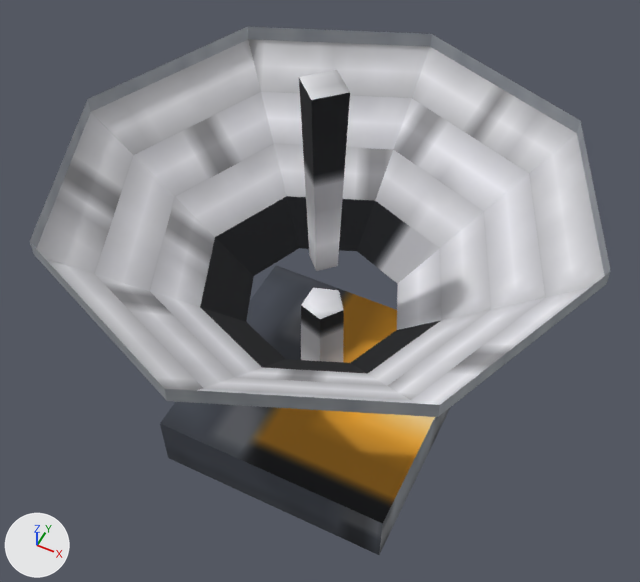
The OBJ model tenebris-rs/assets/models/ship_dish_antenna.obj: old version first, new version second.
Rendered twice from a camera (50 mm lens) standing at (0.518, -1.051, 1.744) and looking at (0.0, -0.014, 0.449). The axes (+X, +Y, +Z) are drawn at lower left. The lights are the same throughout. The older version comes first. Where no turn or scale is listed for an object, it has been applied to the vertices. Vertices at exactly the same position are counted once.

Names of what the first picture shows: 'base', 'dish', 'feed', 'post', 'rim'.
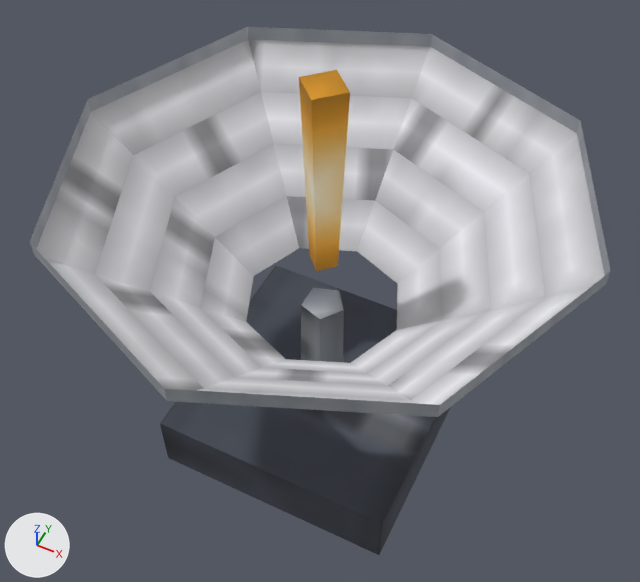
What differs and where, as boxes [x1, y1, x2, y2] in the pictures (640 x 582 px):
part 1 of me_base, surface changed
    both: [162, 266, 450, 552]
part 2 of me_dish, surface changed (black to grey)
    both: [200, 196, 441, 374]
part 3 of me_feed, surface changed (grey to brown)
    both: [299, 70, 350, 271]
part 4 of me_post, surface changed
    both: [301, 288, 344, 362]

Diff of the bpy script that builds the scene:
```diff
--- a/tenebris-rs/assets/models/ship_dish_antenna.obj.py
+++ b/tenebris-rs/assets/models/ship_dish_antenna.obj.py
@@ me_base @@
 me_base.from_pydata(...)  # 8 vertices, 6 faces; spans x -0.26..0.26, y -0.26..0.26, z 0.0..0.14
 # used by ob_base; location = (0.0, 0.0, 0.0)
+# me_base part 1: 6 kept faces spanning x -0.26..0.26, y -0.26..0.26, z 0.0..0.14 get new texture (UV) coordinates
 me_base.materials.append(mat_gunmetal)
@@ me_dish @@
 me_dish.from_pydata(...)  # 40 vertices, 32 faces; spans x -0.5..0.5, y -0.5..0.5, z 0.4..0.7
 # used by ob_dish; location = (0.0, 0.0, 0.0)
+# me_dish part 2: texture (UV) coordinates of 8 of 32 faces, centred in x -0.173..0.173, y -0.173..0.173, z 0.437..0.438, changed; they spanned u 0.69..0.93, v 0.97..0.99 and now span u 0.49..0.72, v 0.97..0.99
 me_dish.materials.append(mat_white)
@@ me_feed @@
 me_feed.from_pydata(...)  # 8 vertices, 6 faces; spans x -0.045..0.045, y -0.045..0.045, z 0.52..0.92
 # used by ob_feed; location = (0.0, 0.0, 0.0)
+# me_feed part 3: texture (UV) coordinates of 6 of 6 faces, centred in x -0.019..0.019, y -0.019..0.019, z 0.52..0.92, changed; they spanned u 0.48..0.55, v 0.93..0.99 and now span u 0.27..0.35, v 0.93..0.99
 me_feed.materials.append(mat_amber)
@@ me_post @@
 me_post.from_pydata(...)  # 10 vertices, 7 faces; spans x -0.04..0.05, y -0.048..0.048, z 0.14..0.4
 # used by ob_post; location = (0.0, 0.0, 0.0)
+# me_post part 4: texture (UV) coordinates of 7 of 7 faces, centred in x -0.038..0.031, y -0.037..0.037, z 0.14..0.4, changed; they spanned u 0.58..0.67, v 0.95..0.99 and now span u 0.37..0.46, v 0.95..0.99
 me_post.materials.append(mat_steel)
```
